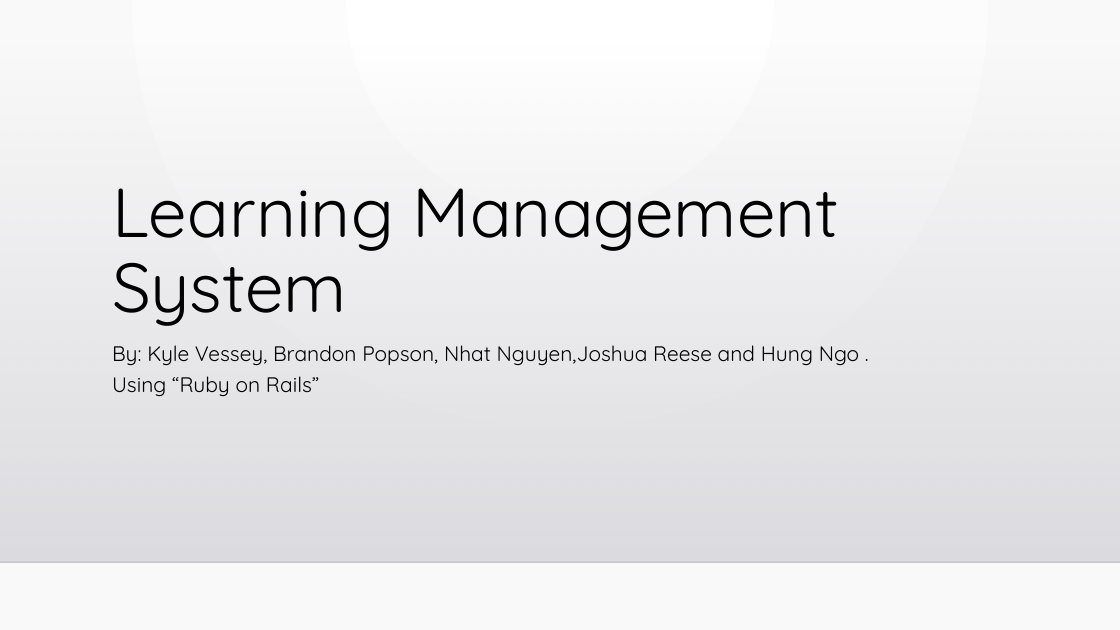
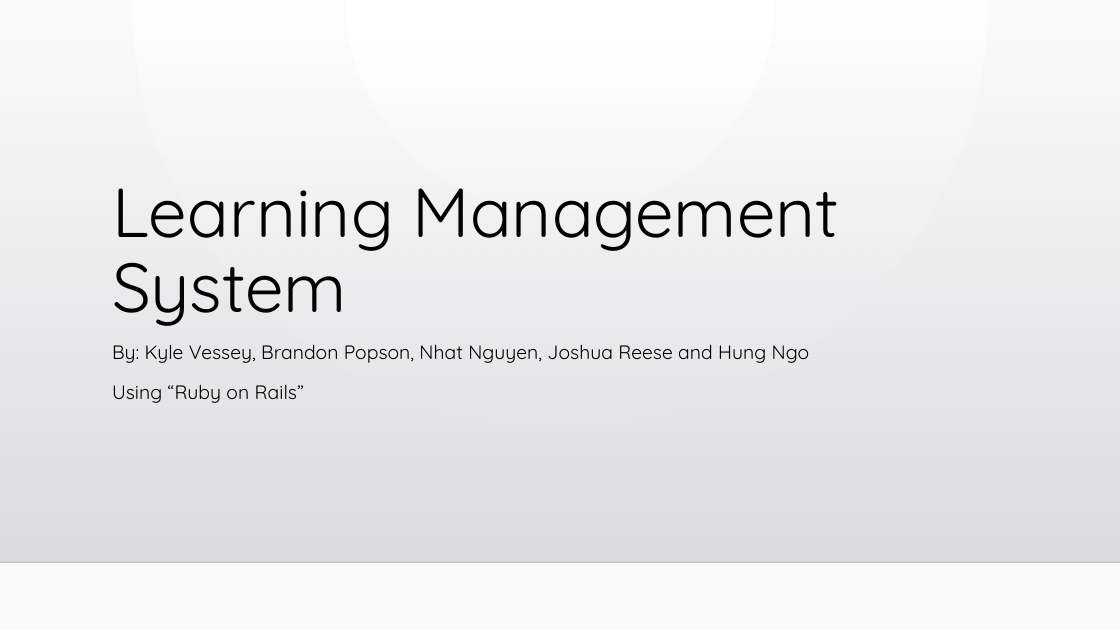
Before and after one commit to KVessey/SoftwareEngineeringLMS, a slide deck: slide 1 of Learning Management System project.pptx. Drawn at 1120x630 pixels with LibreOffice and Linux fonts; fonts in the diff are those of the drawing; background and template pictures are left out. Boxes give left, top, right and bottom in pixels: in the first picture for what was removed or moved away, otherwise in the second. Text is boxed around its words. In the diff, an @@ line names an element or a change of style, - is before the commit and + after.

Commit message:
Update PPTX

```diff
--- a/Learning Management System project.pptx
+++ b/Learning Management System project.pptx
@@ subtitle at (112, 344, 809, 403): text changed; size 18 to 16.6 pt @@
-By: Kyle Vessey, Brandon Popson, Nhat Nguyen,Joshua Reese and Hung Ngo . Using “Ruby on Rails”
+By: Kyle Vessey, Brandon Popson, Nhat Nguyen, Joshua Reese and Hung Ngo
+Using “Ruby on Rails”
```
Also in this commit, not shown: 6 other slides changed.
